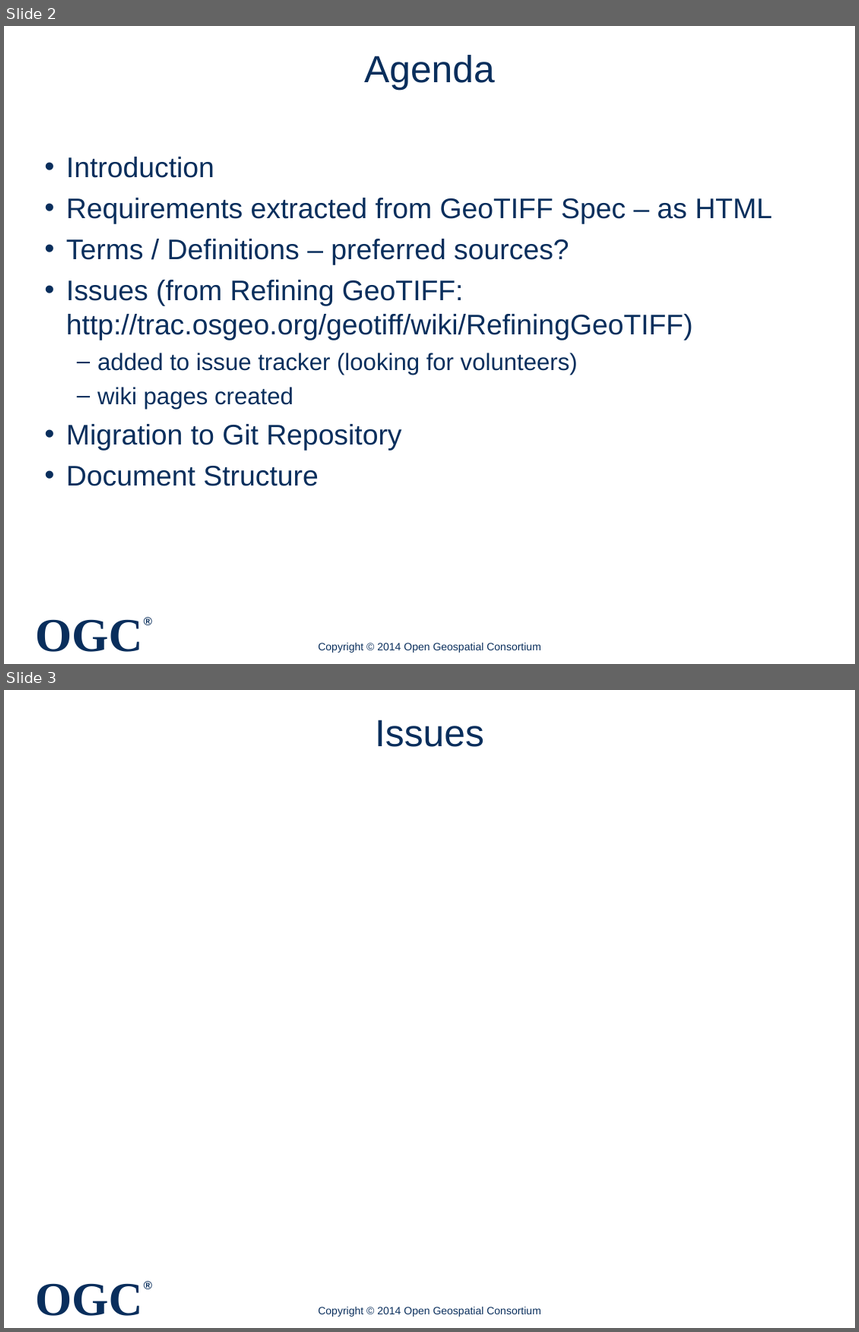
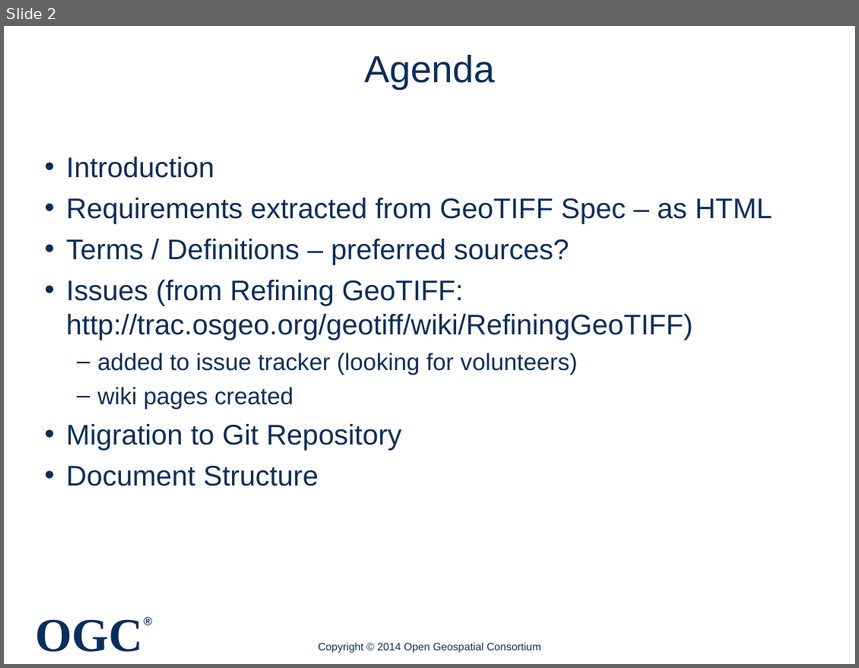
Before and after one commit to opengeospatial/geotiff, a slide deck: 201412 - Tokyo/GeoTIFF SWG Report.ppt. Shown one above the other, each under a label of ours: slides 2 and 3 before the commit, slide 2 after it. The pictures are 859x1332 and 859x668 pixels, drawn with LibreOffice and Linux fonts; fonts in the diff are those of the drawing; background and template pictures are left out. Boxes give left, top, right and bottom in pixels: in the first picture for what was removed or moved away, otherwise in the second. Text is boxed around its words. In the diff, an @@ line names an element or a change of style, - is before the commit and + after.

```diff
--- a/201412 - Tokyo/GeoTIFF SWG Report.ppt
+++ b/201412 - Tokyo/GeoTIFF SWG Report.ppt
@@ slide 3 removed at [4,690,855,1328], background #FFFFFF; not listed: 2 template elements that a slide beside it also shows @@
@@ title removed at [375,720,484,747] @@
-Issues
@@ text removed at [318,1307,541,1317] @@
-Copyright © 2014 Open Geospatial Consortium
```
Also in this commit, not shown: 1 slide changed, 3 other files.
